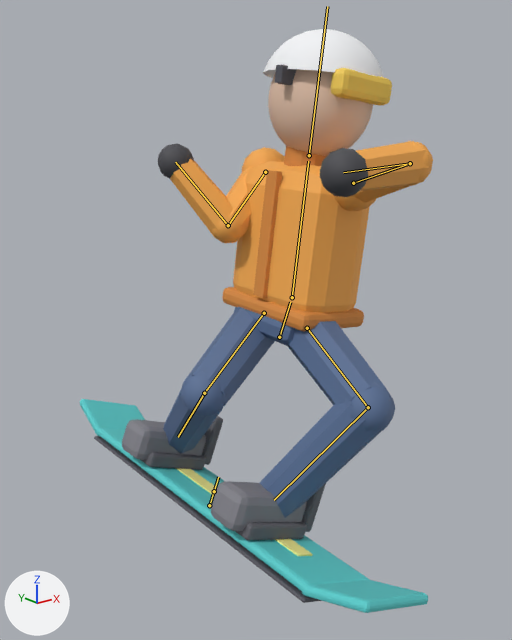
One commit to the glTF model Data/SampleProjects/Snowline/Sources/RiderModel.glb: the scene before it, then after it.
One viewpoint serves both versions: a 50 mm lens placed at (-1.185, -1.728, 1.304), pointed at (0.196, -0.002, 0.614). Every picture has the same lights, and +X, +Y and +Z are marked at lower left. The older version comes first. Both versions are drawn at frame 7 of the action 'CarveHeel'; the numbers are the values there. The bones that change, and the others that lie on the model, are drawn over the model as lines.

Names of what the first picture shows: 'RiderModel'.
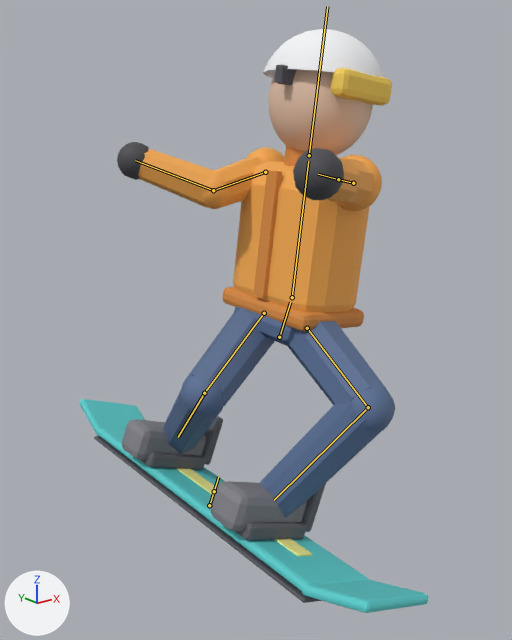
Edits to the scene script, one JSON object a line:
```json
{"block": "bone_upperarm_l", "where": "bone_upperarm_l = bpy.data.objects['RiderRig'].pose.bones['upperarm_L']  # child of 'spine'"}
{"op": "set", "path": "bone_upperarm_l.rotation_quaternion", "old": "(0.806, -0.559, 0.002, -0.197)", "new": "(0.72, -0.659, 0.058, 0.211)", "note": "degrees (-67, -12, -19) -> degrees (-82, 21, 14)"}
{"block": "bone_forearm_l", "where": "bone_forearm_l = bpy.data.objects['RiderRig'].pose.bones['forearm_L']  # child of 'upperarm_L'"}
{"op": "set", "path": "bone_forearm_l.rotation_quaternion", "old": "(0.999, 0.044, 0.0, 0.001)", "new": "(0.814, -0.581, 0.0, -0.007)", "note": "degrees (5, 0, 0) -> degrees (-71, 0, -1)"}
{"block": "bone_upperarm_r", "where": "bone_upperarm_r = bpy.data.objects['RiderRig'].pose.bones['upperarm_R']  # child of 'spine'"}
{"op": "set", "path": "bone_upperarm_r.rotation_quaternion", "old": "(-0.699, 0.617, -0.259, -0.253)", "new": "(-0.459, 0.746, -0.407, -0.258)", "note": "degrees (-82, 42, 3) -> degrees (-133, 49, -35)"}
{"block": "bone_forearm_r", "where": "bone_forearm_r = bpy.data.objects['RiderRig'].pose.bones['forearm_R']  # child of 'upperarm_R'"}
{"op": "set", "path": "bone_forearm_r.rotation_quaternion", "old": "(0.954, 0.111, 0.0, 0.277)", "new": "(0.998, -0.023, 0.0, -0.056)", "note": "degrees (12, -4, 32) -> degrees (-3, 0, -6)"}
```

Changed parts and their boxes [x1, y1, x2, y2] in the pictures (512 x 640 px):
```json
{"object": "RiderModel", "change": "posed", "before": [80, 29, 433, 613], "after": [80, 29, 428, 613]}
{"bone": "upperarm_L", "before": "(353, 183) to (410, 163)", "after": "(353, 183) to (338, 179)"}
{"bone": "forearm_L", "before": "(410, 163) to (343, 172)", "after": "(338, 179) to (318, 174)"}
{"bone": "upperarm_R", "before": "(265, 172) to (228, 225)", "after": "(265, 172) to (213, 190)"}
{"bone": "forearm_R", "before": "(228, 225) to (175, 162)", "after": "(213, 190) to (135, 160)"}
```
